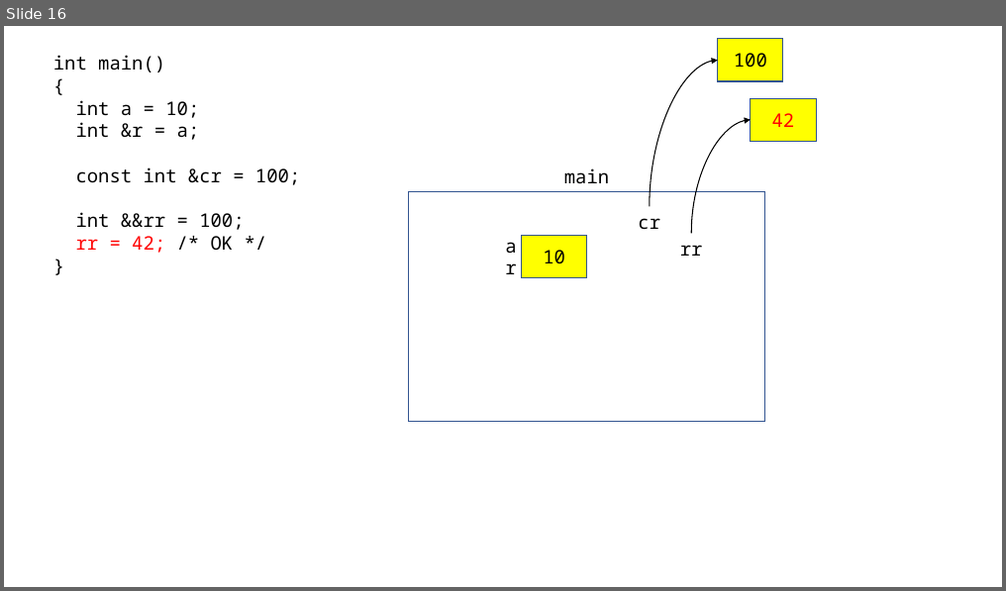
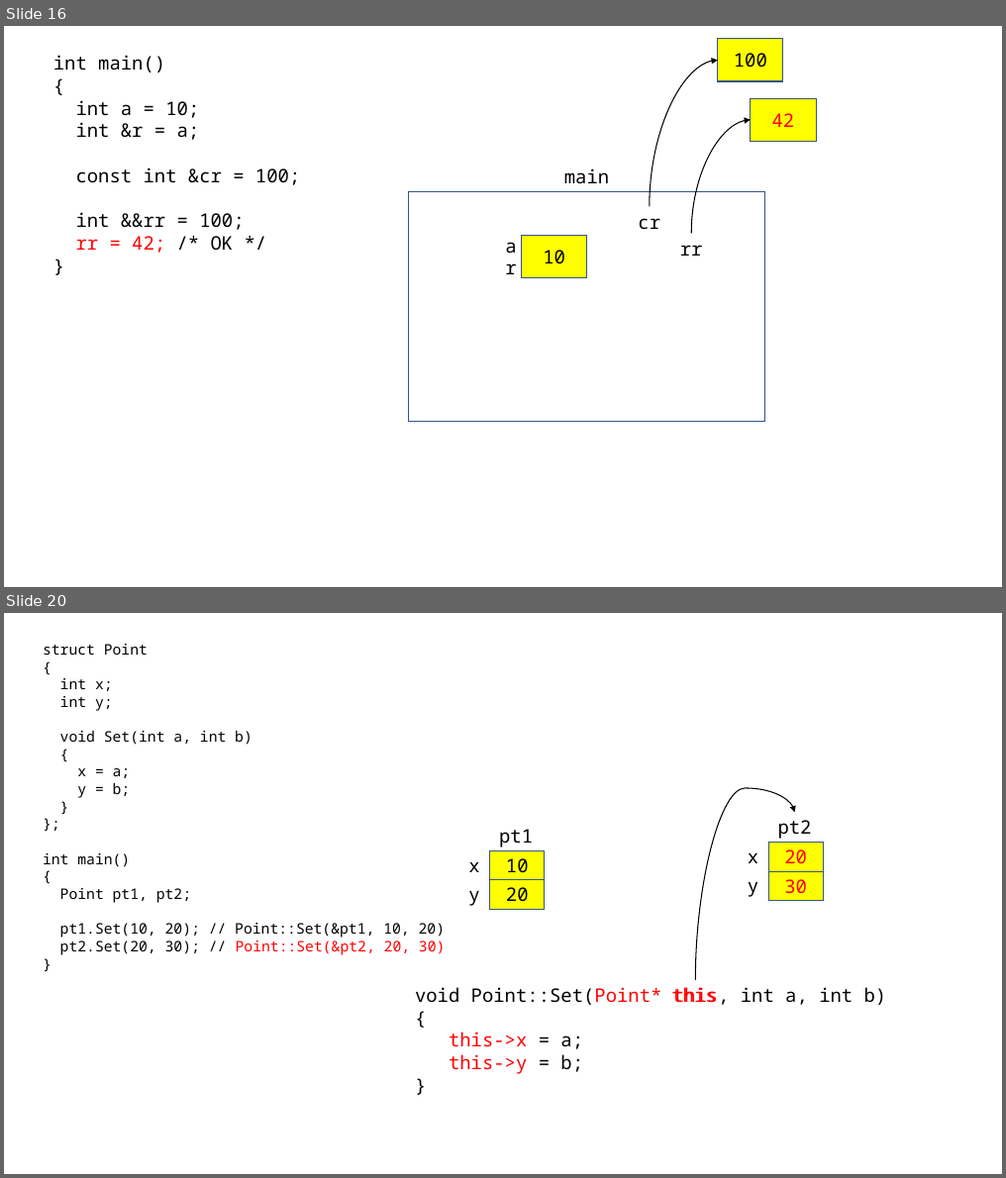
Before and after one commit to yoondev-classroom/cpp_221114, a slide deck: 221114.pptx. Shown one above the other, each under a label of ours: slide 16 before the commit, slides 16 and 20 after it; the slides between them are not shown. The pictures are 1006x591 and 1006x1178 pixels, drawn with LibreOffice and Linux fonts; fonts in the diff are those of the drawing. Boxes give left, top, right and bottom in pixels: in the first picture for what was removed or moved away, otherwise in the second. Text is boxed around its words. In the diff, an @@ line names an element or a change of style, - is before the commit and + after.

```diff
--- a/221114.pptx
+++ b/221114.pptx
@@ slide 20 added at <box>4,613,1002,1174</box>, background #FFFFFF @@
@@ text added at <box>43,644,445,956</box>, 14 pt, text #000000 @@
+struct Point
+{
+int x;
+int y;
+void Set(int a, int b)
+{
+x = a;
+y = b;
+}
+};
+int main()
+{
+Point pt1, pt2;
+pt1.Set(10, 20); // Point::Set(&pt1, 10, 20)
+pt2.Set(20, 30); // Point::Set(&pt2, 20, 30)
+}
@@ curved arrow added from (696, 980) to (795, 812), #000000 1 pt @@
@@ text added at <box>778,820,812,839</box>, 18 pt, text #000000 @@
+pt2
@@ text added at <box>499,829,533,848</box>, 18 pt, text #000000 @@
+pt1
@@ rectangle added at <box>769,842,824,871</box>, fill #FFFF00, outline #325491 1 pt, 18 pt, text #FF0000 @@
+20
@@ text added at <box>468,862,479,872</box>, 18 pt, text #000000 @@
+x
@@ rectangle added at <box>490,851,545,880</box>, fill #FFFF00, outline #325491 1 pt, 18 pt, text #000000 @@
+10
@@ text added at <box>747,854,758,863</box>, 18 pt, text #000000 @@
+x
@@ rectangle added at <box>769,871,824,900</box>, fill #FFFF00, outline #325491 1 pt, 18 pt, text #FF0000 @@
+30
@@ text added at <box>468,891,479,906</box>, 18 pt, text #000000 @@
+y
@@ rectangle added at <box>490,880,545,909</box>, fill #FFFF00, outline #325491 1 pt, 18 pt, text #000000 @@
+20
@@ text added at <box>747,882,758,897</box>, 18 pt, text #000000 @@
+y
@@ text added at <box>415,987,887,1074</box>, 18 pt, text #000000 @@
+void Point::Set(Point* this, int a, int b)
+{
+this->x = a;
+this->y = b;
+}
@@ text added at <box>671,987,716,1003</box>, 18 pt, text #FF0000 @@
+this
```
Also in this commit, not shown: 3 other slides added, 1 other file.
